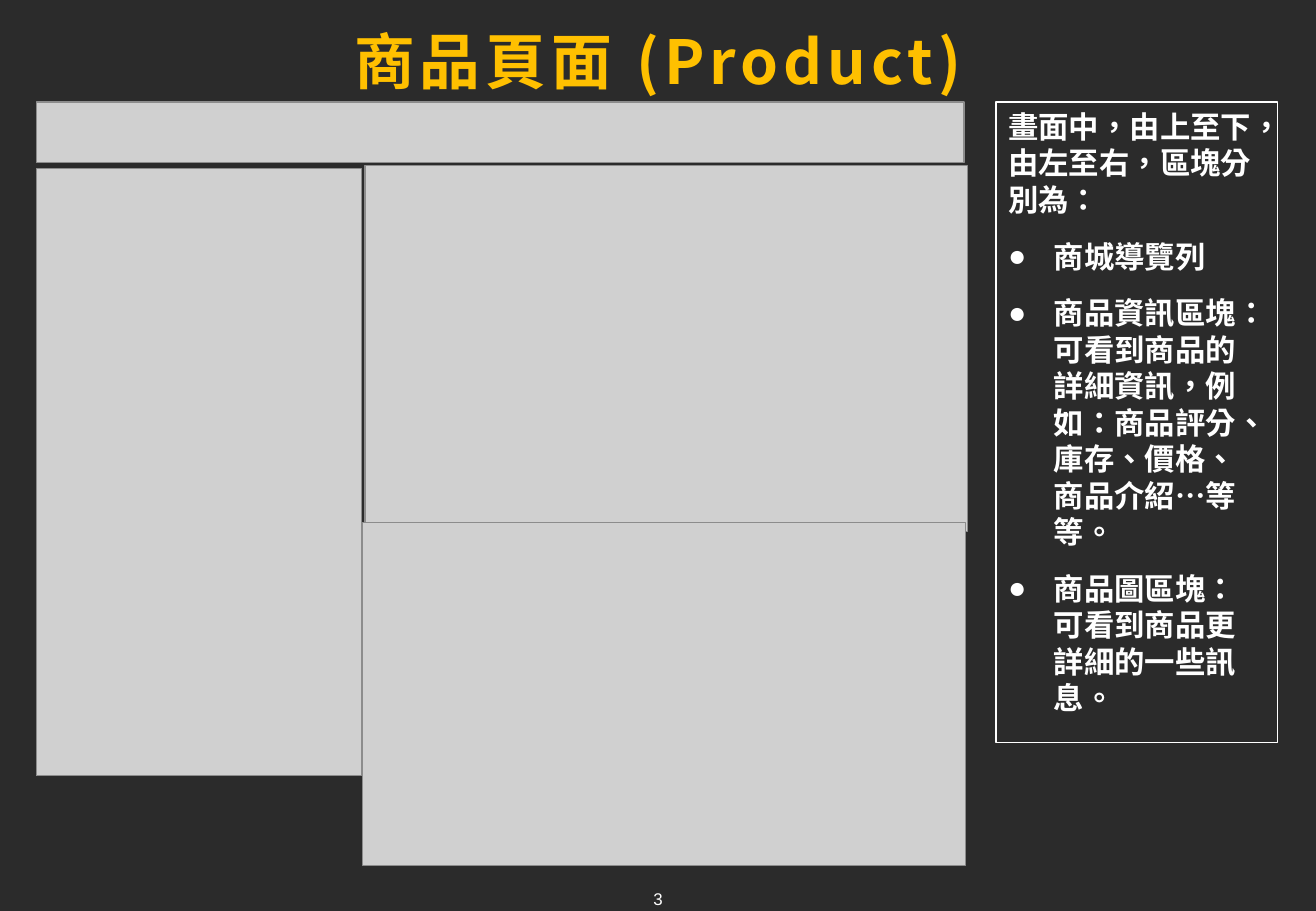
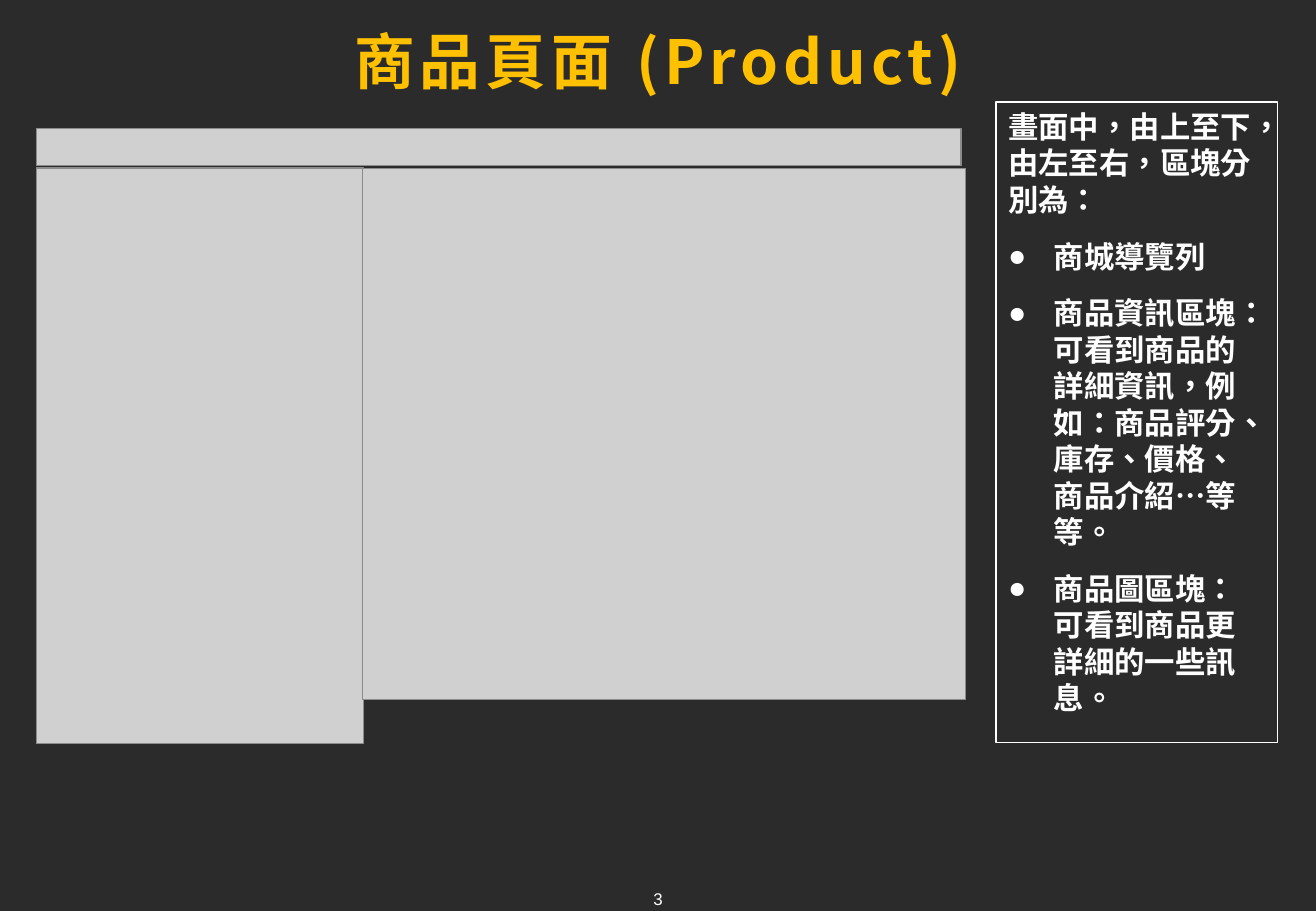
Before and after one commit to tim93009/FinalProject_GameForum, a slide deck: slide 3 of docs/ppt/chang.pptx. Drawn at 1316x911 pixels with LibreOffice and Linux fonts; fonts in the diff are those of the drawing; grey boxes stand for pictures; background and template pictures are left out; a plain dark background stands for a picture behind light text. Boxes give left, top, right and bottom in pixels: in the first picture for what was removed or moved away, otherwise in the second. Text is boxed around its words. In the diff, an @@ line names an element or a change of style, - is before the commit and + after.

```diff
--- a/docs/ppt/chang.pptx
+++ b/docs/ppt/chang.pptx
@@ picture: place and size @@
-picture at (36, 102, 965, 163)
+picture at (36, 129, 961, 166)
@@ picture: place and size @@
-picture at (36, 169, 362, 776)
+picture at (36, 168, 363, 744)
@@ picture: place and size @@
-picture at (365, 166, 967, 532)
+picture at (363, 169, 966, 700)
@@ picture removed at (363, 523, 966, 866) @@
```
Also in this commit, not shown: 2 other slides changed, 2 slides added.
